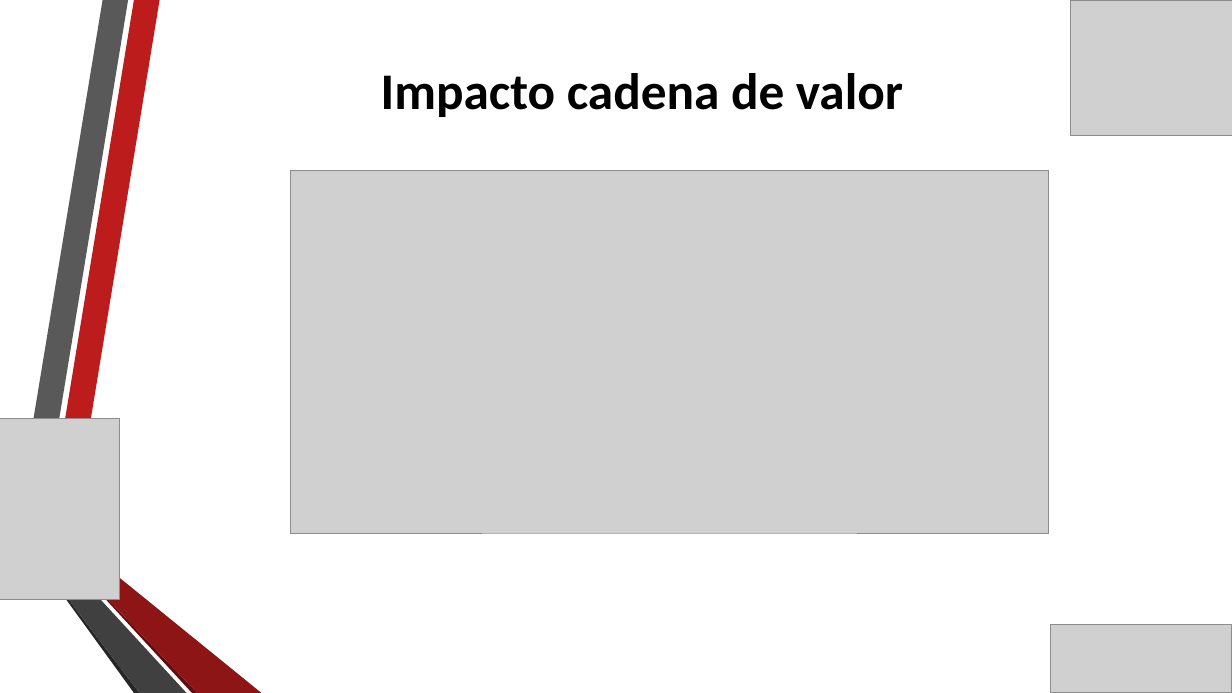
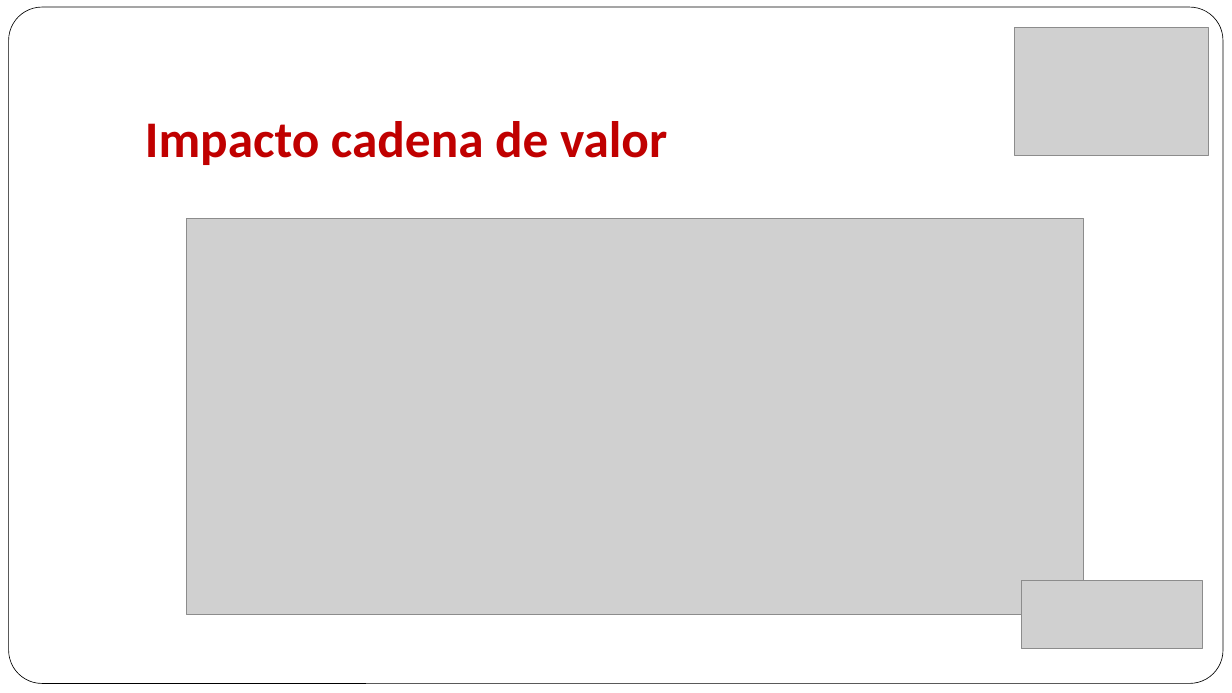
Before and after one commit to gaudisolutions/ecos, a slide deck: slide 9 of Proyecto I/Presentación/Arquitectura Objetivo MPLA.pptx (slide 13 before the commit). Drawn at 1232x693 pixels with LibreOffice and Linux fonts; fonts in the diff are those of the drawing; grey boxes stand for pictures; background and template pictures are left out. Boxes give left, top, right and bottom in pixels: in the first picture for what was removed or moved away, otherwise in the second. Text is boxed around its words. In the diff, an @@ line names an element or a change of style, - is before the commit and + after.

```diff
--- a/Proyecto I/Presentación/Arquitectura Objetivo MPLA.pptx
+++ b/Proyecto I/Presentación/Arquitectura Objetivo MPLA.pptx
@@ rounded rectangle added at (8, 7, 1223, 684), fill #FFFFFF, outline #000000 0.5 pt @@
@@ title "Impacto cadena de valor" at (145, 121, 667, 165): text colour #000000 to #C00000; alignment centre to left; vertical alignment middle to bottom @@
@@ picture added at (1015, 27, 1209, 155) @@
@@ picture removed at (1070, 0, 1232, 135) @@
@@ picture: place and size @@
-picture at (290, 171, 1049, 533)
+picture at (187, 218, 1084, 615)
@@ picture removed at (0, 419, 119, 600) @@
@@ group removed at (15, 0, 262, 693): 6 freeform shapes @@
@@ picture: place and size @@
-picture at (1051, 625, 1232, 693)
+picture at (1021, 580, 1202, 649)
```
Also in this commit, not shown: 20 other slides changed, 4 slides added, 12 slides removed, 1 other file.
